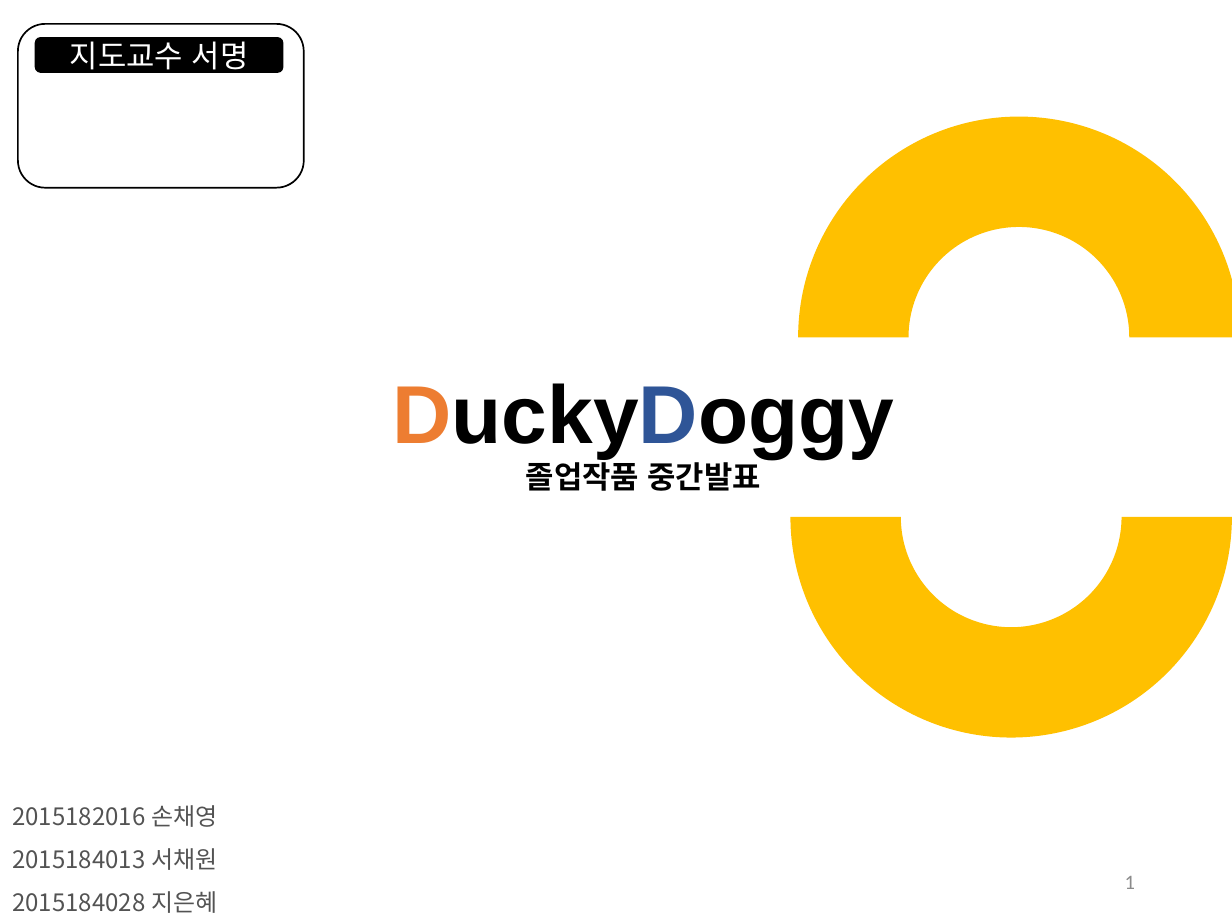
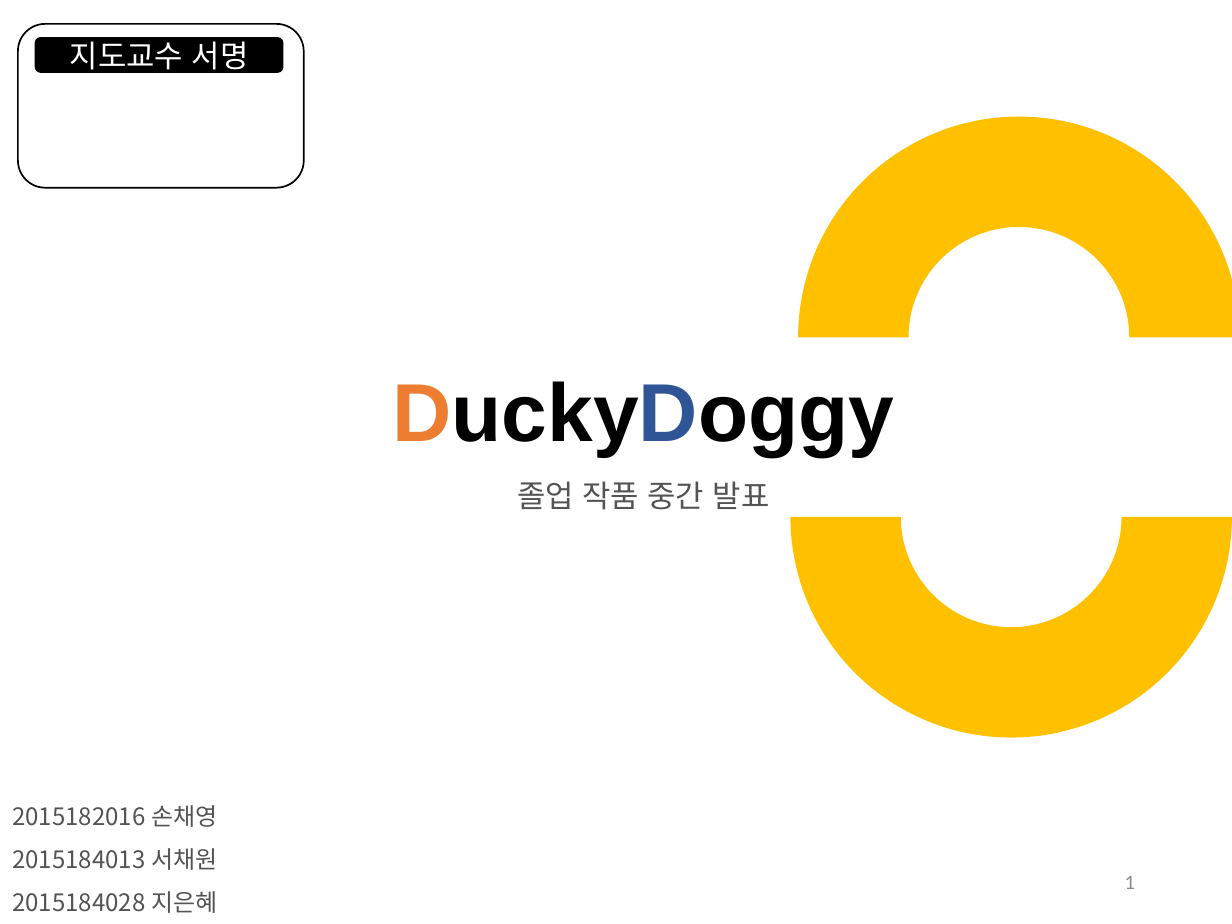
Before and after one commit to codnsj81/HuffAndPuff, a slide deck: slide 1 of 기획 문서/DuckyDoggy_중간발표.pptx. Drawn at 1232x924 pixels with LibreOffice and Linux fonts; fonts in the diff are those of the drawing. Boxes give left, top, right and bottom in pixels: in the first picture for what was removed or moved away, otherwise in the second. Text is boxed around its words. In the diff, an @@ line names an element or a change of style, - is before the commit and + after.

Commit message:
기획 발표 버전 - 내용 추가

```diff
--- a/기획 문서/DuckyDoggy_중간발표.pptx
+++ b/기획 문서/DuckyDoggy_중간발표.pptx
@@ title at [392, 381, 894, 456]: text changed @@
-DuckyDoggy
-졸업작품 중간발표
+DuckyDoggy
@@ text added at [517, 481, 770, 510], 18 pt, text #525252 @@
+졸업 작품 중간 발표
```
Also in this commit, not shown: 2 other slides changed.
